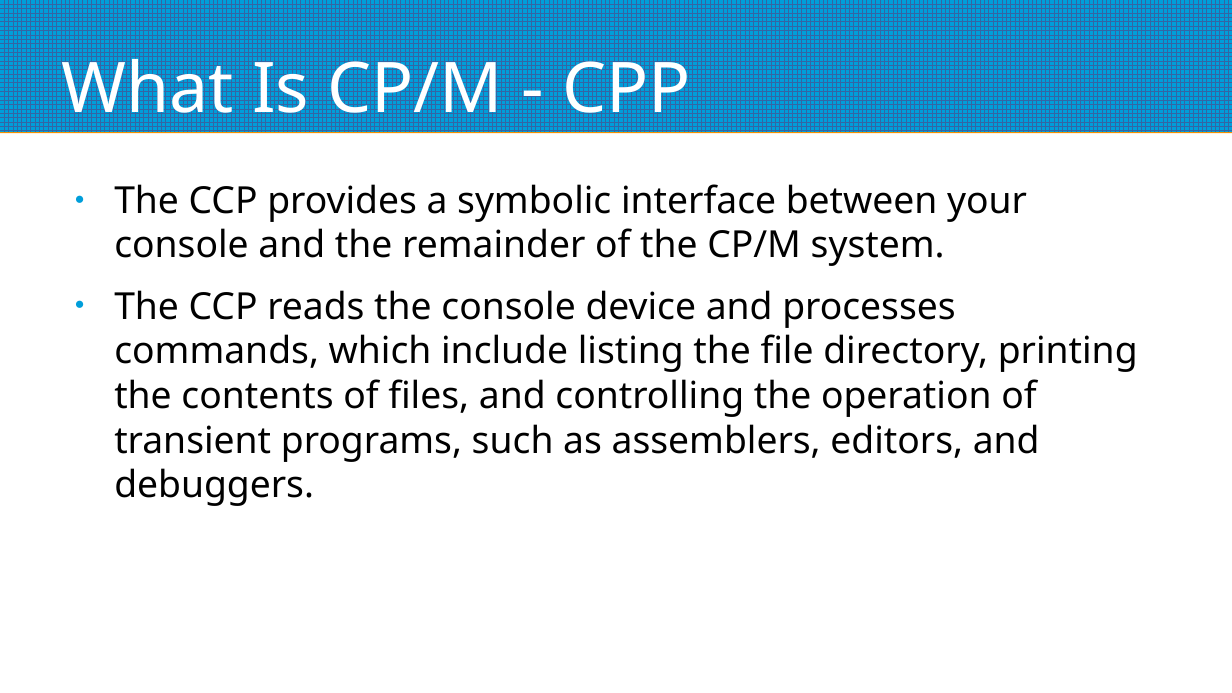
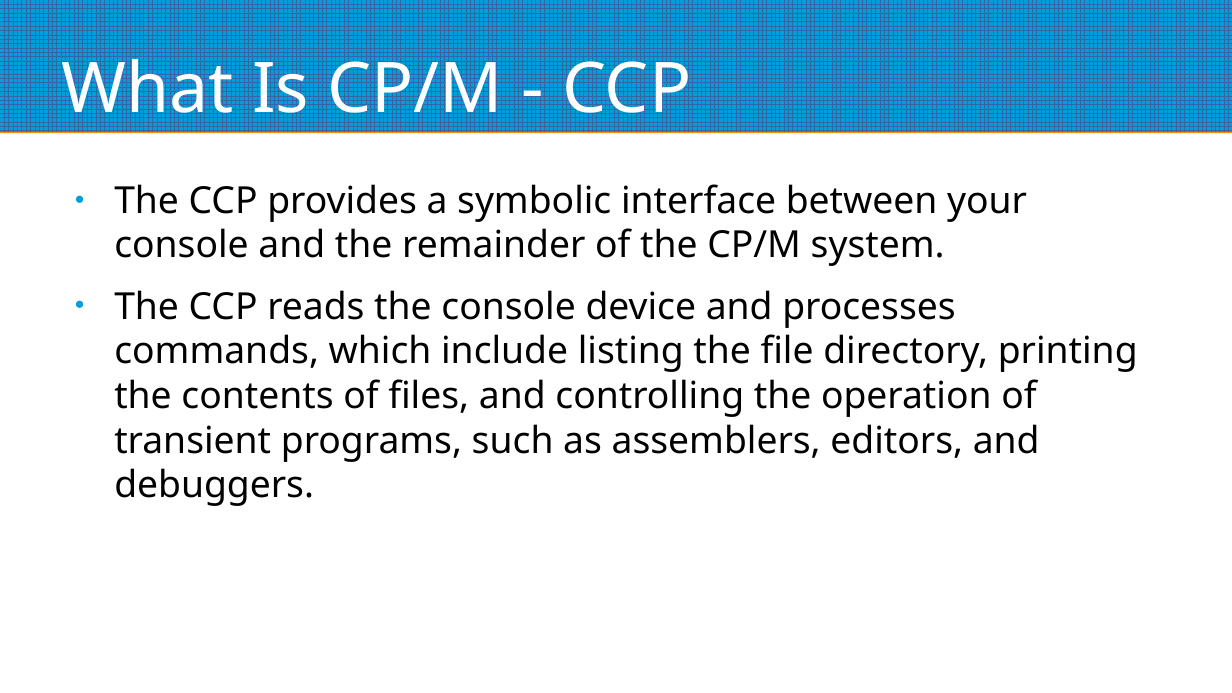
Before and after one commit to mggates39/Programming-With-CPM, a slide deck: slide 24 of CPM_Programming_Slides.odp (slide 23 before the commit). Drawn at 1232x693 pixels with LibreOffice and Linux fonts; fonts in the diff are those of the drawing. Boxes give left, top, right and bottom in pixels: in the first picture for what was removed or moved away, otherwise in the second. Text is boxed around its words. In the diff, an @@ line names an element or a change of style, - is before the commit and + after.

```diff
--- a/CPM_Programming_Slides.odp
+++ b/CPM_Programming_Slides.odp
@@ title at (61,47,691,130): text changed @@
-What Is CP/M - CPP
+What Is CP/M - CCP
```
Also in this commit, not shown: 9 other slides changed, 2 slides added, 1 other file.
